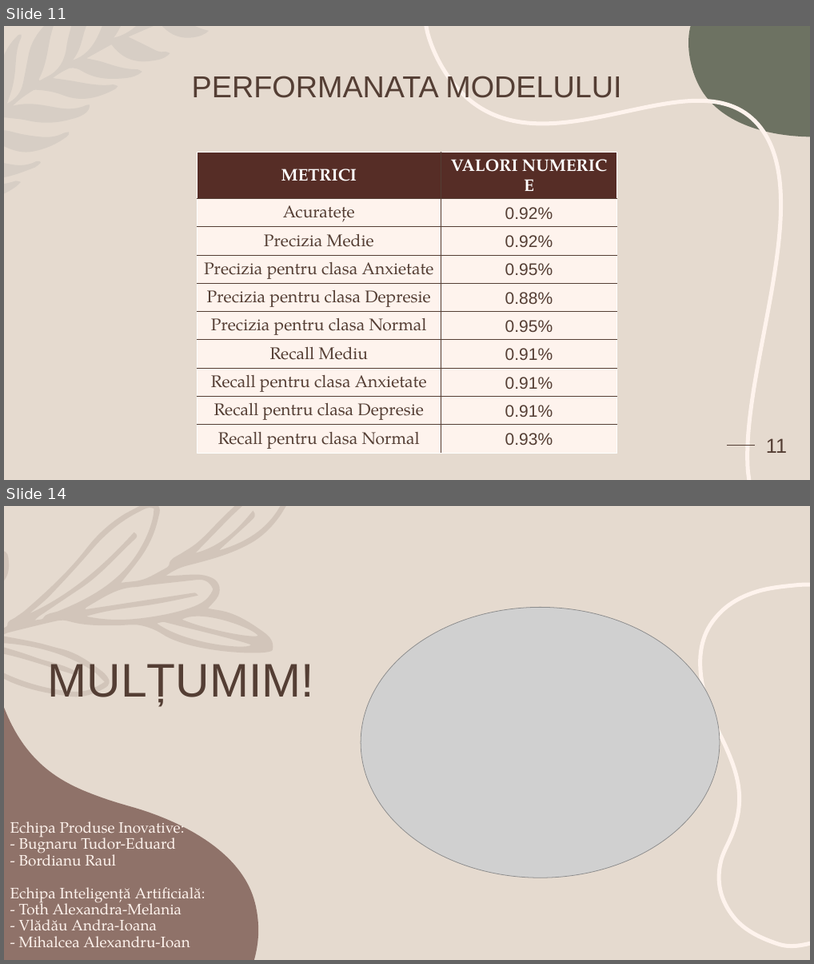
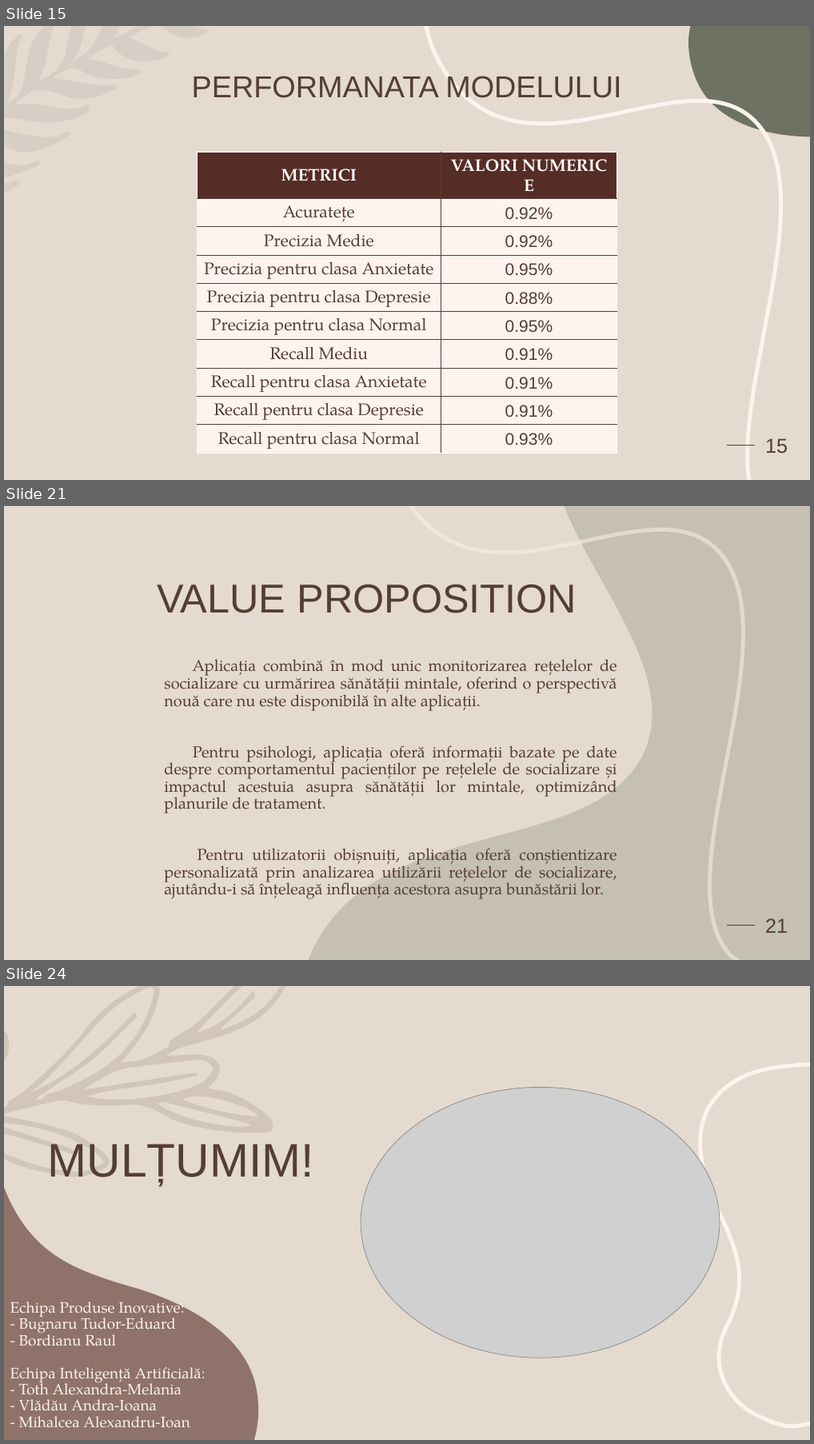
Before and after one commit to Alexandra7a/FuzzyMinds, a slide deck: docs/Teen Mental Health Presentation.pptx. Shown one above the other, each under a label of ours: slides 11 and 14 before the commit, slides 15, 21 and 24 after it; the slides between them are not shown. The pictures are 814x964 and 814x1444 pixels, drawn with LibreOffice and Linux fonts; fonts in the diff are those of the drawing; grey boxes stand for pictures. Boxes give left, top, right and bottom in pixels: in the first picture for what was removed or moved away, otherwise in the second. Text is boxed around its words. In the diff, an @@ line names an element or a change of style, - is before the commit and + after.

```diff
--- a/docs/Teen Mental Health Presentation.pptx
+++ b/docs/Teen Mental Health Presentation.pptx
@@ slide 21 added at bbox=[4, 506, 810, 960], background #E5DACF; not listed: 1 template element that a slide beside it also shows @@
@@ freeform shape added at bbox=[308, 506, 810, 960], fill #4E5745 at 20% opacity @@
@@ freeform shape added at bbox=[410, 506, 744, 960], outline #FEF3ED 4.75 pt @@
@@ title added at bbox=[157, 584, 577, 613], 48 pt, text #543E34 @@
+VALUE PROPOSITION
@@ text added at bbox=[164, 659, 618, 899], 19 pt, text #543E34 @@
+Aplicația combină în mod unic monitorizarea rețelelor de socializare cu urmărirea sănătății mintale, oferind o perspectivă nouă care nu este disponibilă în alte aplicații.
+Pentru psihologi, aplicația oferă informații bazate pe date despre comportamentul pacienților pe rețelele de socializare și impactul acestuia asupra sănătății lor mintale, optimizând planurile de tratament.
+Pentru utilizatorii obișnuiți, aplicația oferă conștientizare personalizată prin analizarea utilizării rețelelor de socializare, ajutându-i să înțeleagă influența acestora asupra bunăstării lor.
@@ page number added at bbox=[766, 918, 788, 932], 24 pt, text #543E34 @@
+21
@@ what was slide 11 is now slide 15 @@
@@ page number at bbox=[766, 438, 788, 452]: text changed @@
-11
+15
@@ what was slide 14 is now slide 24 @@
```
Also in this commit, not shown: 5 slides changed, 11 other slides added, 2 slides removed, 1 other file.
